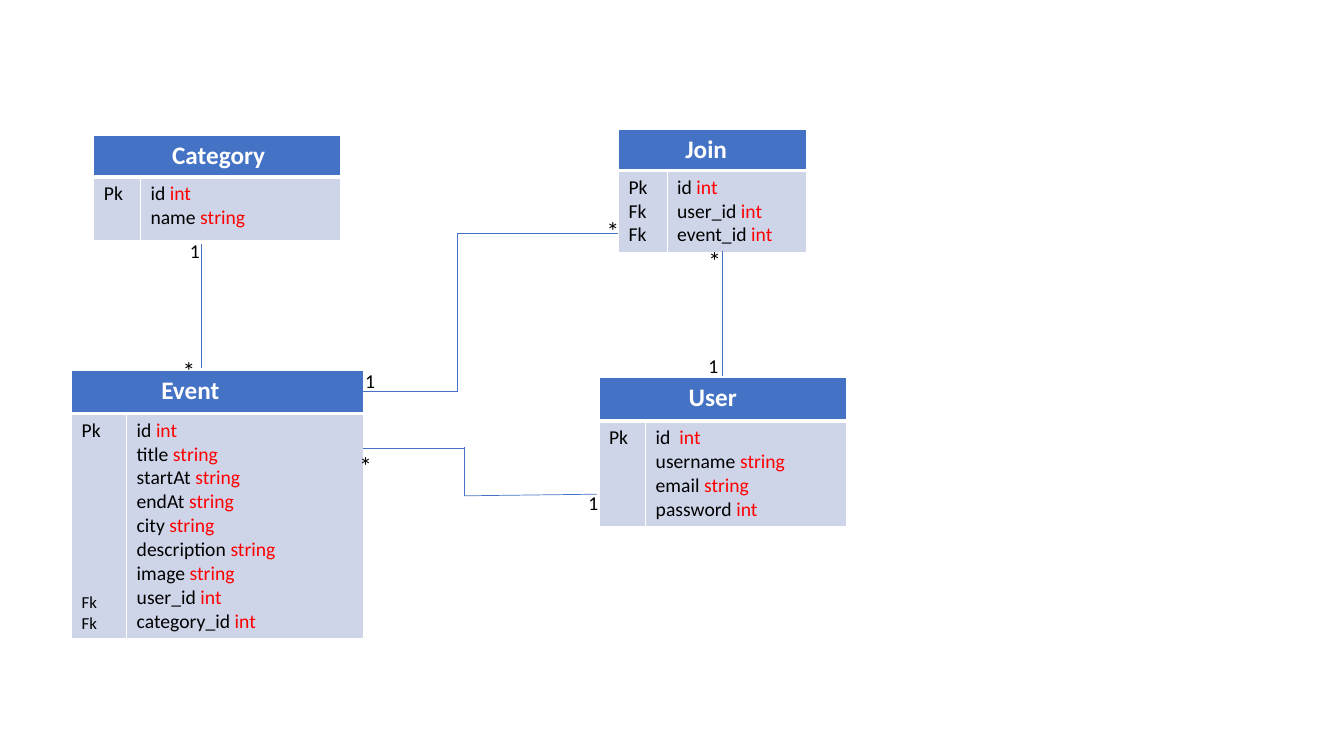
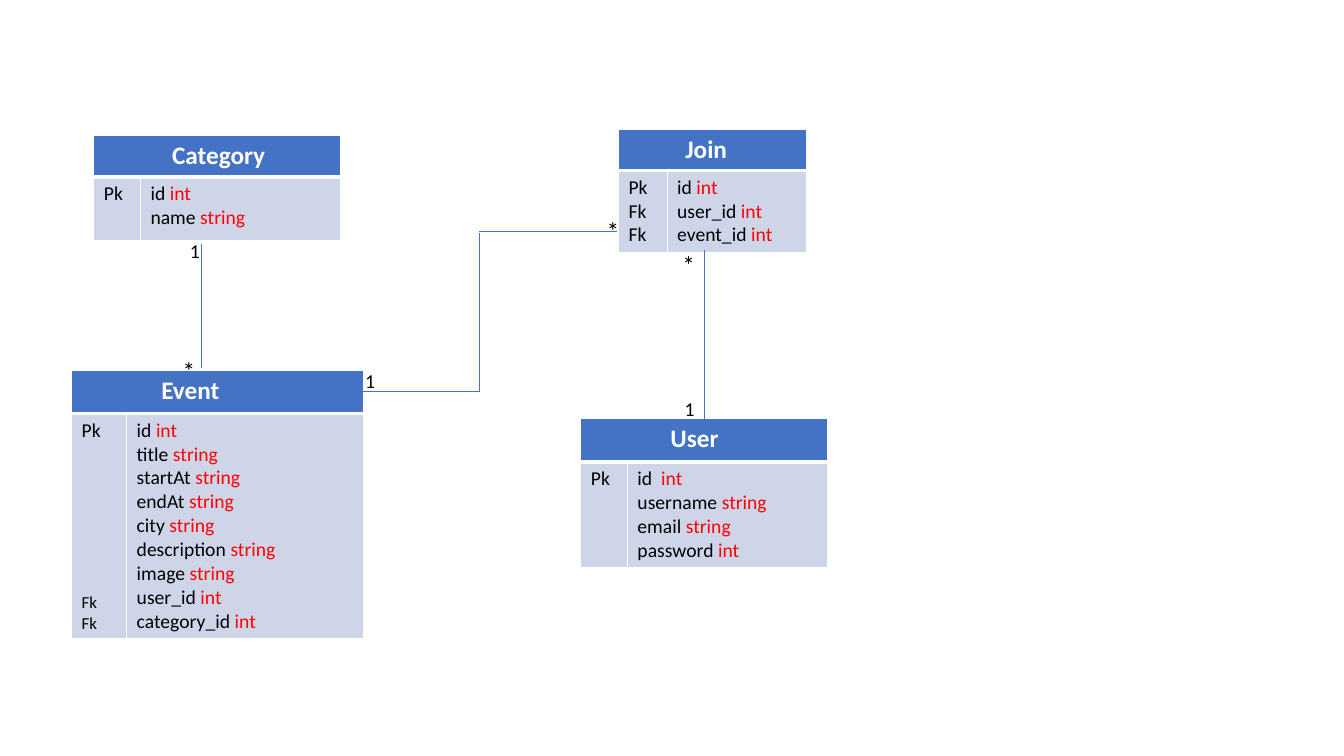
Before and after one commit to pnc-virtual-company/2021-G2-V2-PART1, a slide deck: slide 1 of docs/ERD_My_Event.pptx. Drawn at 1344x756 pixels with LibreOffice and Linux fonts; fonts in the diff are those of the drawing. Boxes give left, top, right and bottom in pixels: in the first picture for what was removed or moved away, otherwise in the second. Text is boxed around its words. In the diff, an @@ line names an element or a change of style, - is before the commit and + after.

Commit message:
#17 updated ERD

```diff
--- a/docs/ERD_My_Event.pptx
+++ b/docs/ERD_My_Event.pptx
@@ line moved from (457, 392) - (457, 233) to (479, 392) - (479, 233) @@
@@ line moved from (457, 233) - (619, 233) to (479, 231) - (617, 231) @@
@@ text "*": place and size @@
-text "*" at bbox=[699, 241, 807, 281]
+text "*" at bbox=[673, 244, 780, 284]
@@ line moved from (723, 252) - (723, 376) to (705, 250) - (705, 418) @@
@@ line moved from (457, 391) - (363, 391) to (479, 391) - (363, 391) @@
@@ table: place and size @@
-table at bbox=[599, 377, 846, 525]
+table at bbox=[581, 418, 828, 567]
@@ text "1": place and size @@
-text "1" at bbox=[708, 360, 718, 379]
+text "1" at bbox=[685, 403, 695, 421]
@@ text removed at bbox=[350, 445, 458, 485] @@
-*
@@ line removed from (363, 449) to (464, 449) @@
@@ line removed from (464, 496) to (464, 448) @@
@@ line removed from (464, 496) to (597, 494) @@
@@ text removed at bbox=[588, 494, 598, 510] @@
-1
```
